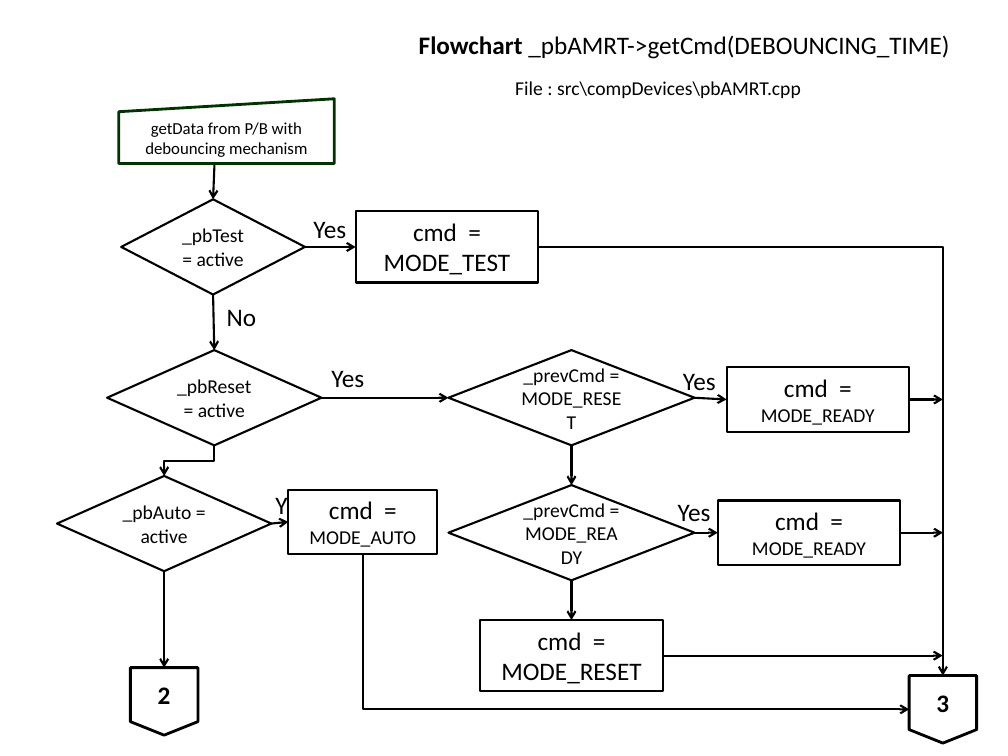
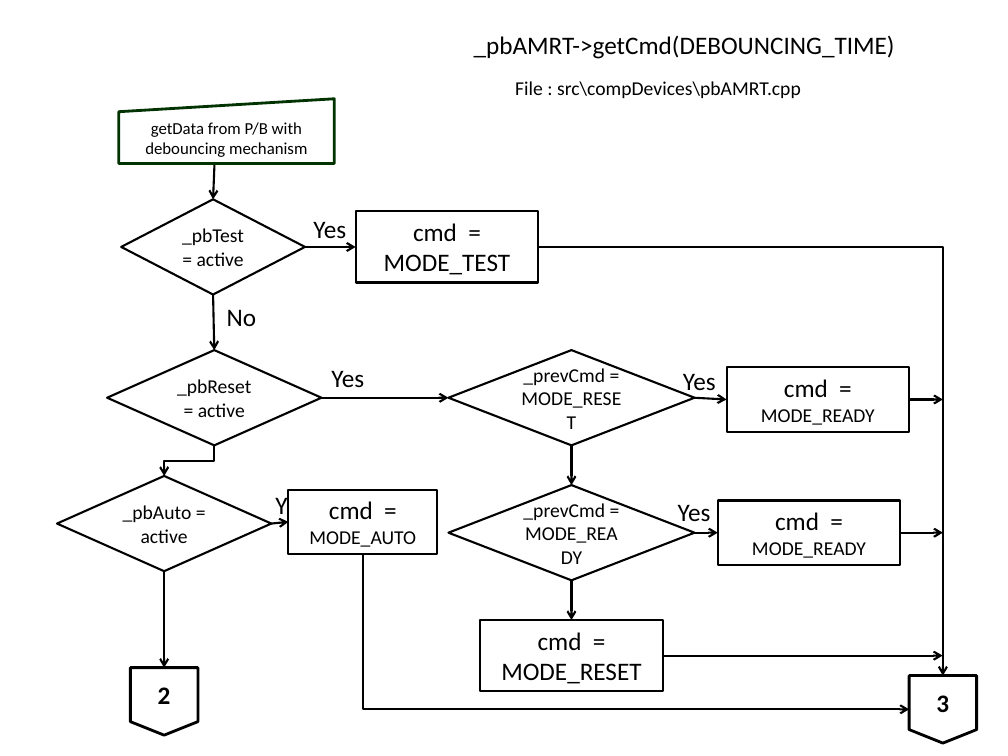
Before and after one commit to slametsampon/WFPS, a slide deck: slide 9 of resources/WFPS.pptx. Drawn at 1008x756 pixels with LibreOffice and Linux fonts; fonts in the diff are those of the drawing; background and template pictures are left out. Boxes give left, top, right and bottom in pixels: in the first picture for what was removed or moved away, otherwise in the second. Text is boxed around its words. In the diff, an @@ line names an element or a change of style, - is before the commit and + after.

```diff
--- a/resources/WFPS.pptx
+++ b/resources/WFPS.pptx
@@ title at bbox=[474, 36, 895, 59]: text changed @@
-Flowchart _pbAMRT->getCmd(DEBOUNCING_TIME)
+_pbAMRT->getCmd(DEBOUNCING_TIME)
```
Also in this commit, not shown: 12 other slides changed, 3 slides added.
